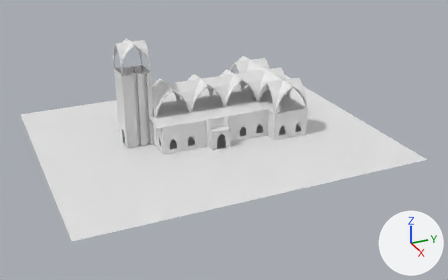
Renders of the Blender file GameAssetPack/Assets/Scenes/ChurchScene/Church.blend from each side of a commit.
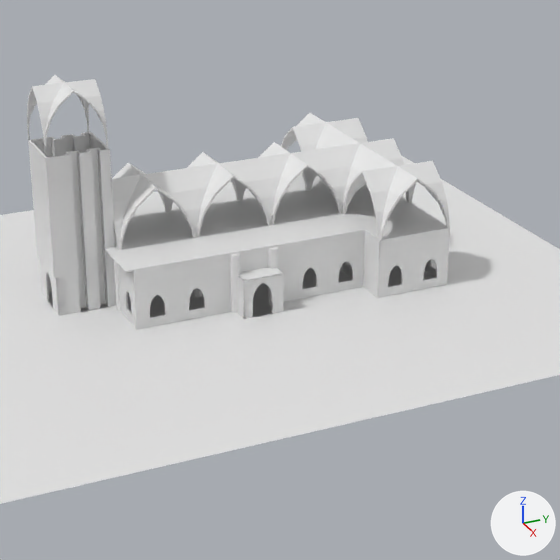
Old and new are each drawn whole from a camera (50 mm lens) standing at (122.3, -36.2, 56.0) and looking at (12.1, 13.4, 0.9) and again close up on the part from 23% to 80% of the width and 1% to 93% of the height. The lights are fixed; the arrows at lower right show +X, +Y and +Z.

The first close-up shows 'ChurchVault_8x8x0.2_proxy.001', 'ChurchVault_8x8x0.2_proxy.002', 'ChurchVault_8x8x0.2_proxy.003', 'ChurchVault_8x8x0.2_proxy.004', 'ChurchVault_8x8x0.2_proxy.005', 'ChurchVault_8x8x0.2_proxy.006', 'ChurchVault_8x8x0.2_proxy.007', 'ChurchWindow_4x4x0.2_proxy.011', 'ChurchWindow_4x4x0.2_proxy.012', 'ChurchWindow_4x4x0.2_proxy.013', 'ChurchWindow_4x4x0.2_proxy.014', 'Ground'.
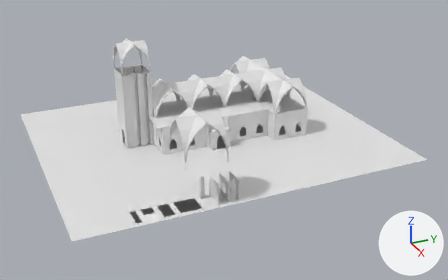
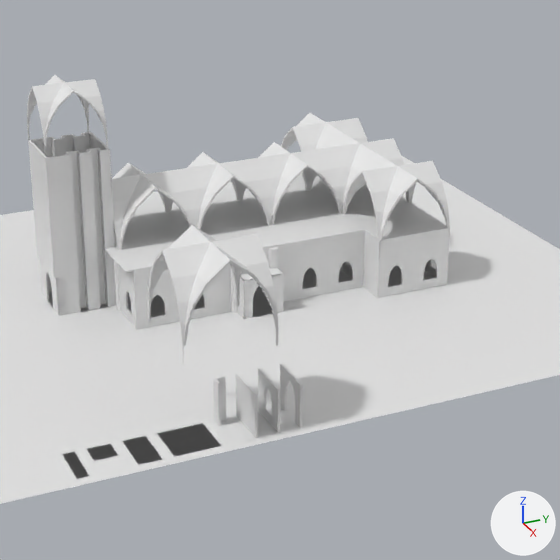
Where the change shows, as pixel boxes [x1, y1, x2, y2] in the close-ups (560 x 560 px):
'ChurchVault_8x8x0.2_proxy', shown
    after: [148, 225, 278, 364]
'ChurchWall_4x4x0.2_proxy', shown
    after: [236, 373, 258, 438]
'ChurchWindow_4x4x0.2_proxy', shown
    after: [258, 368, 280, 433]
'LOD_A_ChurchWall_Doorway_4x4x0.2_proxy', added
    after: [280, 364, 303, 428]
'ChurchCorner_1x4x0.2_proxy', shown
    after: [213, 376, 226, 426]
'ChurchFloor_2x4x0.2_proxy', shown
    after: [123, 436, 162, 465]
'ChurchFloor_4x4x0.2_proxy', shown
    after: [159, 424, 219, 456]
'ChurchFloor_1x4x0.2_proxy', shown
    after: [65, 452, 88, 478]
'ChurchFloor_2x2x0.2_proxy', shown
    after: [87, 444, 117, 460]

The change, as a diff of the scene's bpy script:
```diff
--- a/GameAssetPack/Assets/Scenes/ChurchScene/Church.blend.py
+++ b/GameAssetPack/Assets/Scenes/ChurchScene/Church.blend.py
@@ ob_churchfloor_1x4x0_2_proxy @@
 ob_churchfloor_1x4x0_2_proxy.location = (31.0, -13.0, 0.0)
-ob_churchfloor_1x4x0_2_proxy.hide_set(True)  # its collection is switched off
@@ ob_churchfloor_2x2x0_2_proxy @@
 ob_churchfloor_2x2x0_2_proxy.location = (14.0, -11.0, 0.0)
-ob_churchfloor_2x2x0_2_proxy.hide_set(True)  # its collection is switched off
@@ ob_churchfloor_2x4x0_2_proxy @@
 ob_churchfloor_2x4x0_2_proxy.rotation_euler = (0.0, 0.0, -1.571)  # degrees (0, 0, -90)
-ob_churchfloor_2x4x0_2_proxy.hide_set(True)  # its collection is switched off
@@ ob_churchfloor_4x4x0_2_proxy @@
 ob_churchfloor_4x4x0_2_proxy.rotation_euler = (0.0, 0.0, -1.571)  # degrees (0, 0, -90)
-ob_churchfloor_4x4x0_2_proxy.hide_set(True)  # its collection is switched off
@@ ob_churchcorner_1x4x0_2_proxy @@
 ob_churchcorner_1x4x0_2_proxy.rotation_euler = (1.571, 0.0, 3.142)  # degrees (90, 0, 180)
-ob_churchcorner_1x4x0_2_proxy.hide_set(True)  # its collection is switched off
@@ ob_churchwall_4x4x0_2_proxy @@
 ob_churchwall_4x4x0_2_proxy.rotation_euler = (1.571, 0.0, 0.0)  # degrees (90, 0, 0)
-ob_churchwall_4x4x0_2_proxy.hide_set(True)  # its collection is switched off
@@ ob_churchwindow_4x4x0_2_proxy @@
 ob_churchwindow_4x4x0_2_proxy.rotation_euler = (1.571, 0.0, 0.0)  # degrees (90, 0, 0)
-ob_churchwindow_4x4x0_2_proxy.hide_set(True)  # its collection is switched off
@@ ob_churchvault_8x8x0_2_proxy @@
 ob_churchvault_8x8x0_2_proxy.rotation_euler = (0.0, -1.571, 0.0)  # degrees (0, -90, 0)
-ob_churchvault_8x8x0_2_proxy.hide_set(True)  # its collection is switched off
@@ ob_lod_a_churchwall_doorway_4x4x0_2_proxy @@
+ob_lod_a_churchwall_doorway_4x4x0_2_proxy = bpy.data.objects.new('LOD_A_ChurchWall_Doorway_4x4x0.2_proxy', me_churchwall_doorway_4x4x0_001)
+ob_lod_a_churchwall_doorway_4x4x0_2_proxy.parent = ob_parts
+ob_lod_a_churchwall_doorway_4x4x0_2_proxy.matrix_parent_inverse = Matrix(((1.0, 0.0, 0.0, -14.0), (0.0, 1.0, 0.0, 0.0), (0.0, 0.0, 1.0, 0.0), (0.0, 0.0, 0.0, 1.0)))
+ob_lod_a_churchwall_doorway_4x4x0_2_proxy.location = (14.0, 6.0, 0.0)
+ob_lod_a_churchwall_doorway_4x4x0_2_proxy.rotation_euler = (1.571, 0.0, 0.0)  # degrees (90, 0, 0)
```
